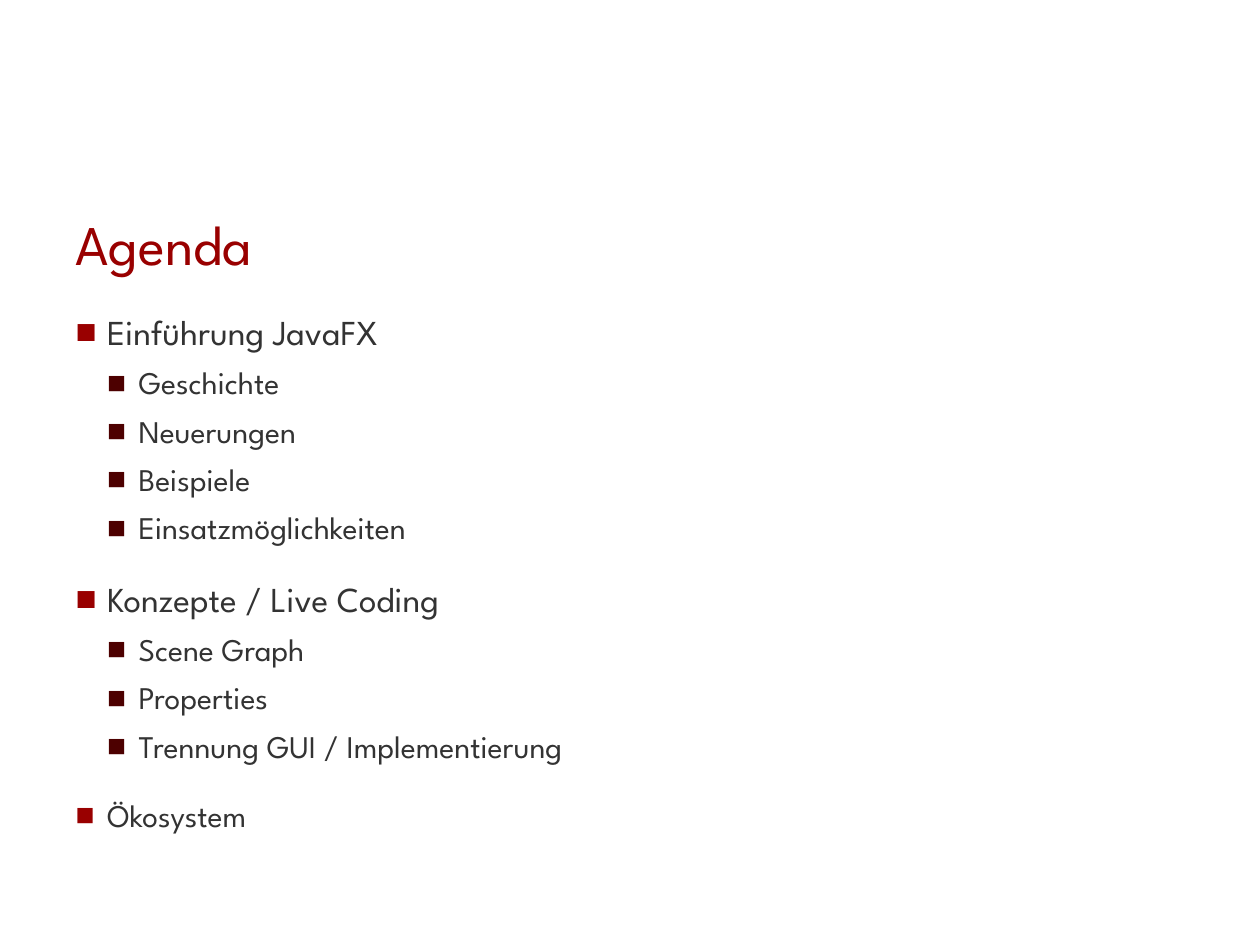
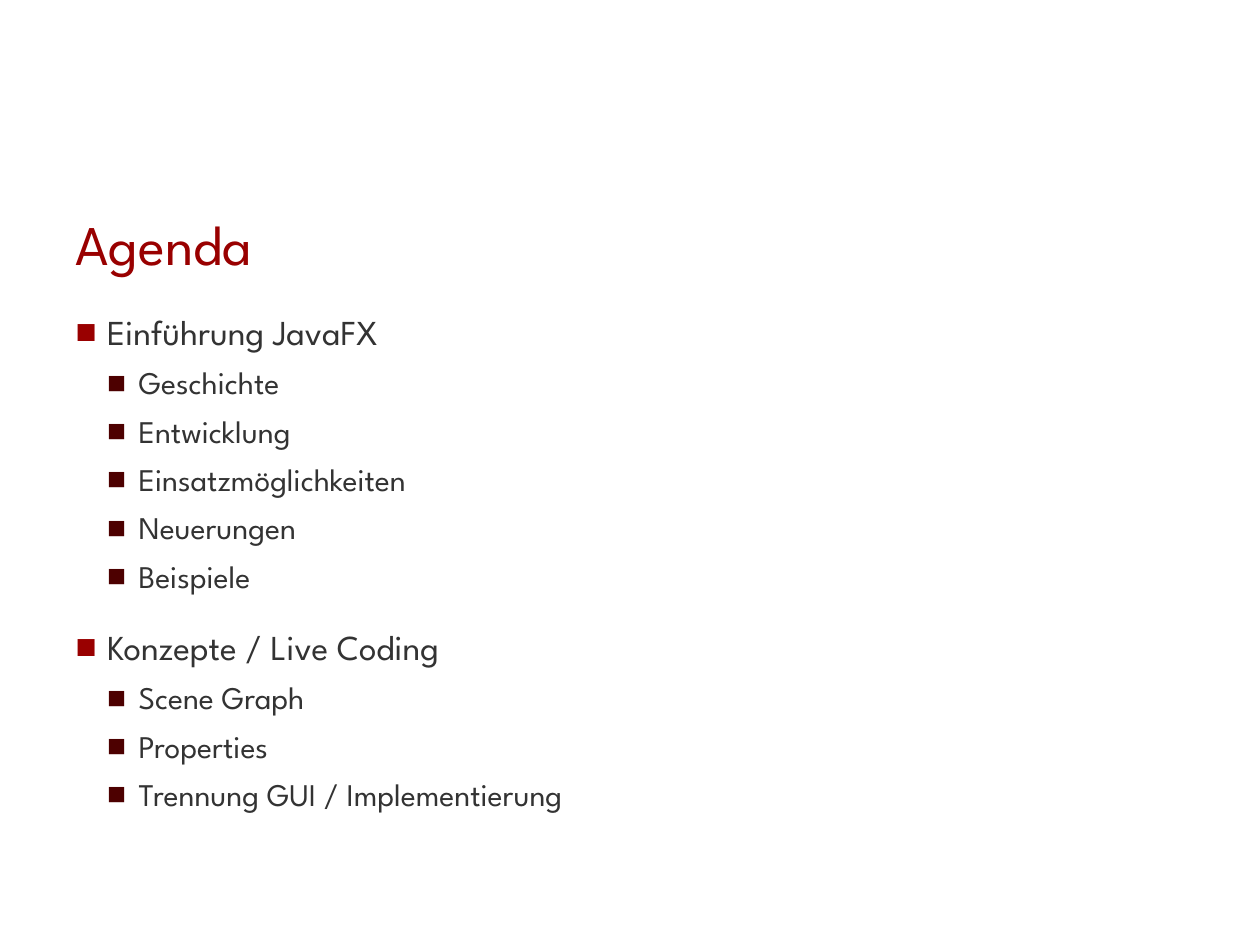
Before and after one commit to Morkunas/jfxusergroup, a slide deck: slide 2 of JavaFX-UserGroup.pptx. Drawn at 1260x945 pixels with LibreOffice and Linux fonts; fonts in the diff are those of the drawing; background and template pictures are left out. Boxes give left, top, right and bottom in pixels: in the first picture for what was removed or moved away, otherwise in the second. Text is boxed around its words. In the diff, an @@ line names an element or a change of style, - is before the commit and + after.

```diff
--- a/JavaFX-UserGroup.pptx
+++ b/JavaFX-UserGroup.pptx
@@ text at [139,421,406,498]: paragraphs added @@
+  ■ Entwicklung
+  ■ Einsatzmöglichkeiten
@@ text at [139,517,406,546]: paragraph removed @@
-  ■ Einsatzmöglichkeiten
@@ text at [107,801,246,834]: paragraph removed @@
-  ■ Ökosystem
```
Also in this commit, not shown: 2 other slides changed, 2 slides added.
